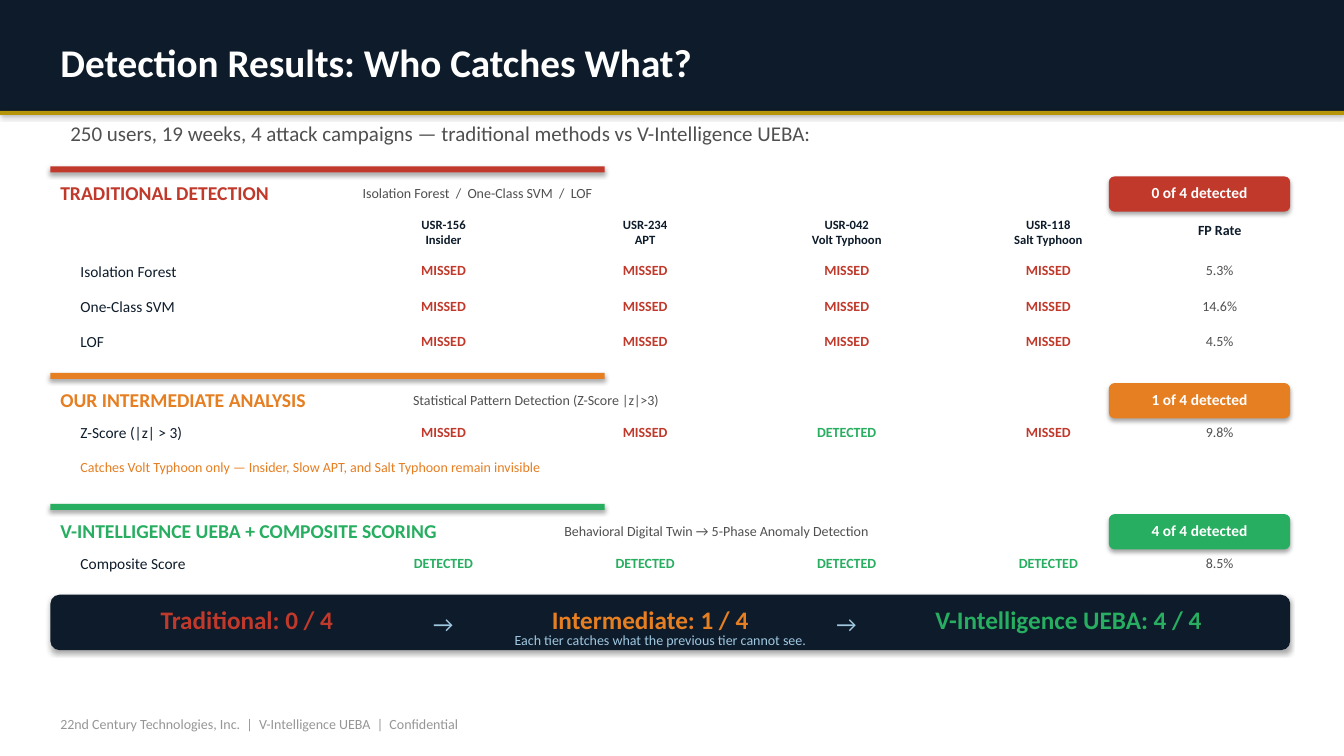
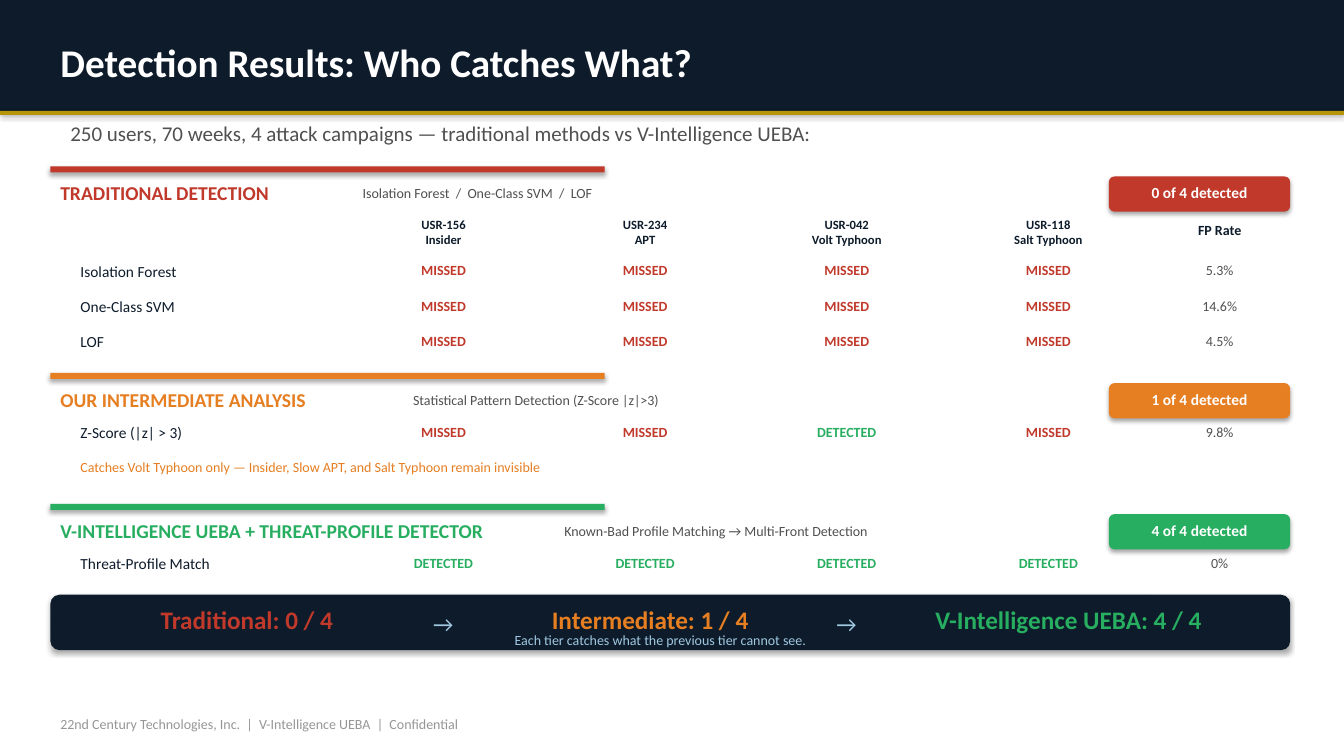
Before and after one commit to ravindrashukla/CyberUEBA_BehavioralIntel, a slide deck: slide 10 of docs/V_Intelligence_UEBA_Sales_Pitch_v2.pptx. Drawn at 1344x756 pixels with LibreOffice and Linux fonts; fonts in the diff are those of the drawing. Boxes give left, top, right and bottom in pixels: in the first picture for what was removed or moved away, otherwise in the second. Text is boxed around its words. In the diff, an @@ line names an element or a change of style, - is before the commit and + after.

```diff
--- a/docs/V_Intelligence_UEBA_Sales_Pitch_v2.pptx
+++ b/docs/V_Intelligence_UEBA_Sales_Pitch_v2.pptx
@@ text at [70, 126, 810, 145]: text changed @@
-250 users, 19 weeks, 4 attack campaigns — traditional methods vs V-Intelligence UEBA:
+250 users, 70 weeks, 4 attack campaigns — traditional methods vs V-Intelligence UEBA:
@@ text at [60, 525, 483, 538]: text changed @@
-V-INTELLIGENCE UEBA + COMPOSITE SCORING
+V-INTELLIGENCE UEBA + THREAT-PROFILE DETECTOR
@@ text at [564, 526, 867, 539]: text changed @@
-Behavioral Digital Twin → 5-Phase Anomaly Detection
+Known-Bad Profile Matching → Multi-Front Detection
@@ text at [80, 558, 210, 569]: text changed @@
-Composite Score
+Threat-Profile Match
@@ text at [1211, 558, 1228, 568]: text changed @@
-8.5%
+0%
```
Also in this commit, not shown: 7 other slides changed, 17 other files.
